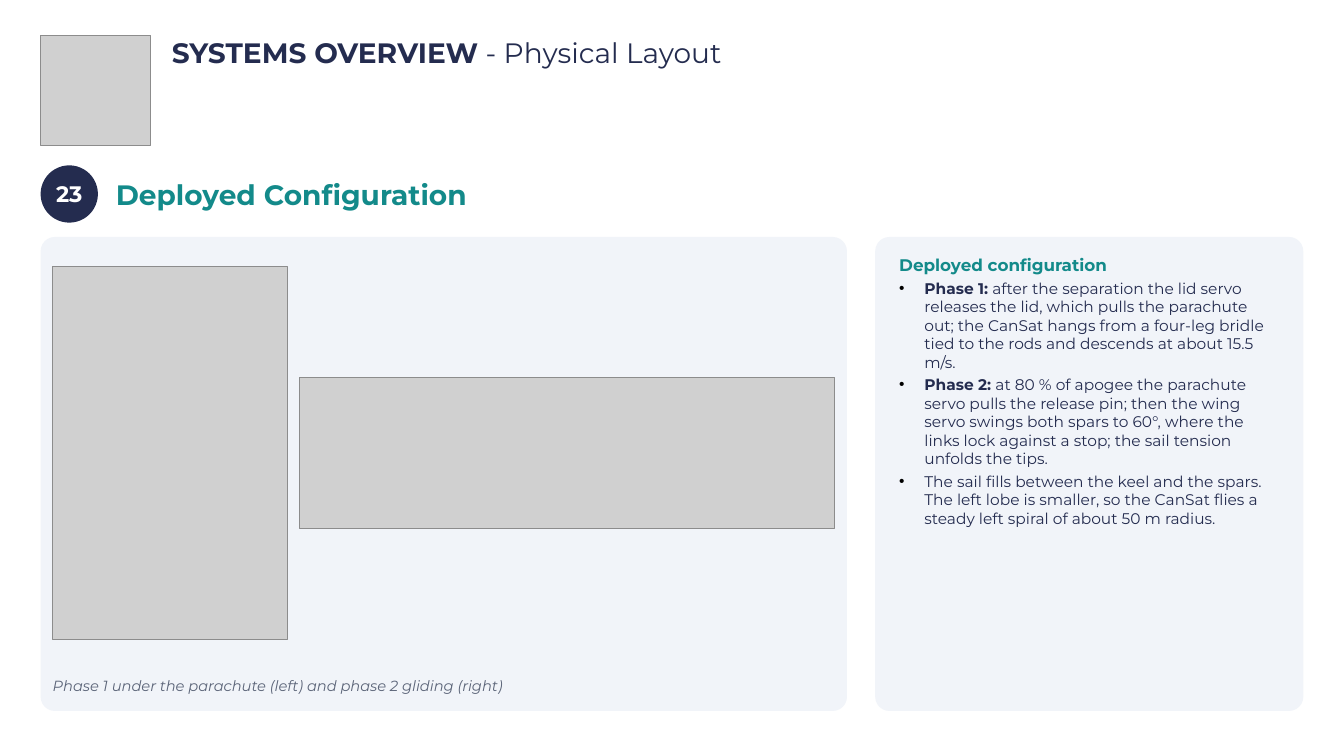
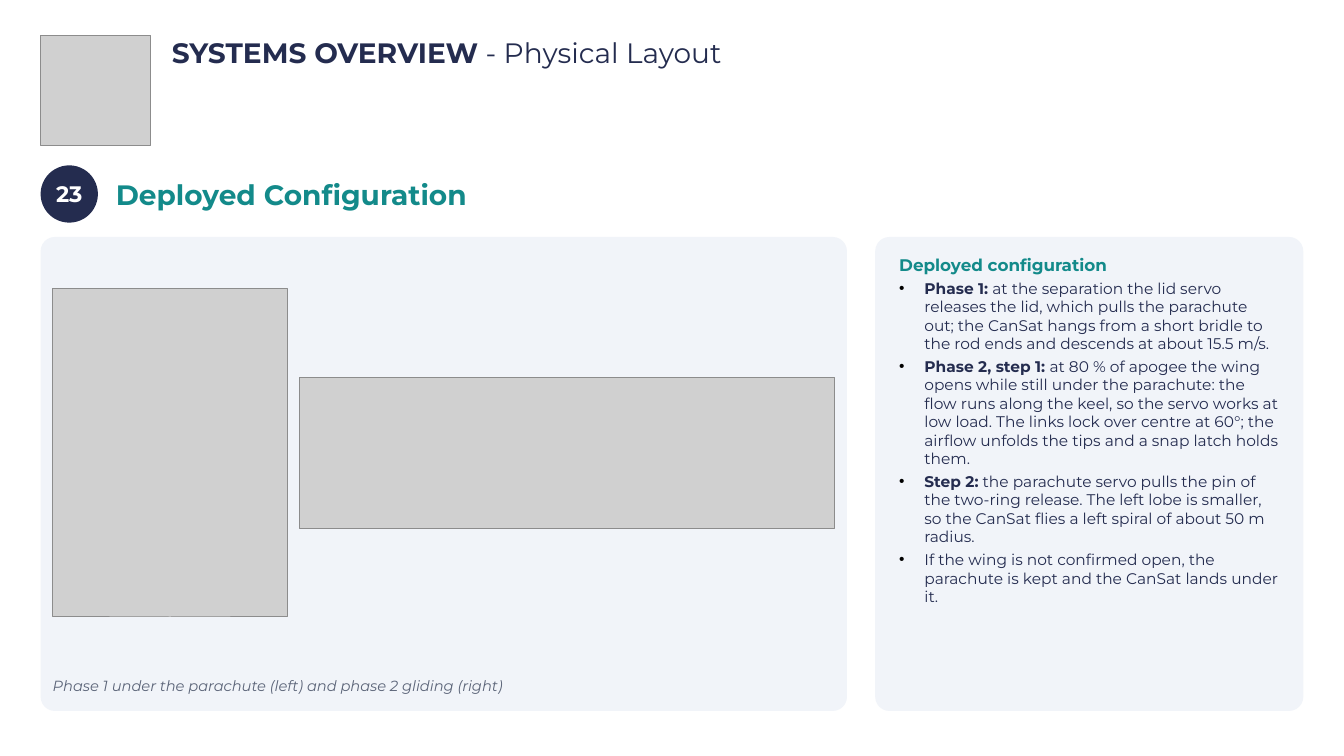
Before and after one commit to Caetano18/proyecto, a slide deck: slide 26 of cansat_pdr/laminas_plantilla/CanSat_PDR_Hermes_V2.pptx. Drawn at 1344x756 pixels with LibreOffice and Linux fonts; fonts in the diff are those of the drawing; grey boxes stand for pictures; background and template pictures are left out. Boxes give left, top, right and bottom in pixels: in the first picture for what was removed or moved away, otherwise in the second. Text is boxed around its words. In the diff, an @@ line names an element or a change of style, - is before the commit and + after.

```diff
--- a/cansat_pdr/laminas_plantilla/CanSat_PDR_Hermes_V2.pptx
+++ b/cansat_pdr/laminas_plantilla/CanSat_PDR_Hermes_V2.pptx
@@ picture resized from (x1=52, y1=266, x2=287, y2=639) to (x1=52, y1=288, x2=287, y2=617) @@
@@ text in rounded rectangle at (x1=924, y1=282, x2=1278, y2=602): text changed @@
-• Phase 1: after the separation the lid servo releases the lid, which pulls the parachute out; the CanSat hangs from a four-leg bridle tied to the rods and descends at about 15.5 m/s.
-• Phase 2: at 80 % of apogee the parachute servo pulls the release pin; then the wing servo swings both spars to 60°, where the links lock against a stop; the sail tension unfolds the tips.
-• The sail fills between the keel and the spars. The left lobe is smaller, so the CanSat flies a steady left spiral of about 50 m radius.
+• Phase 1: at the separation the lid servo releases the lid, which pulls the parachute out; the CanSat hangs from a short bridle to the rod ends and descends at about 15.5 m/s.
+• Phase 2, step 1: at 80 % of apogee the wing opens while still under the parachute: the flow runs along the keel, so the servo works at low load. The links lock over centre at 60°; the airflow unfolds the tips and a snap latch holds them.
+• Step 2: the parachute servo pulls the pin of the two-ring release. The left lobe is smaller, so the CanSat flies a left spiral of about 50 m radius.
+• If the wing is not confirmed open, the parachute is kept and the CanSat lands under it.
```
Also in this commit, not shown: 13 other slides changed, 31 other files.
